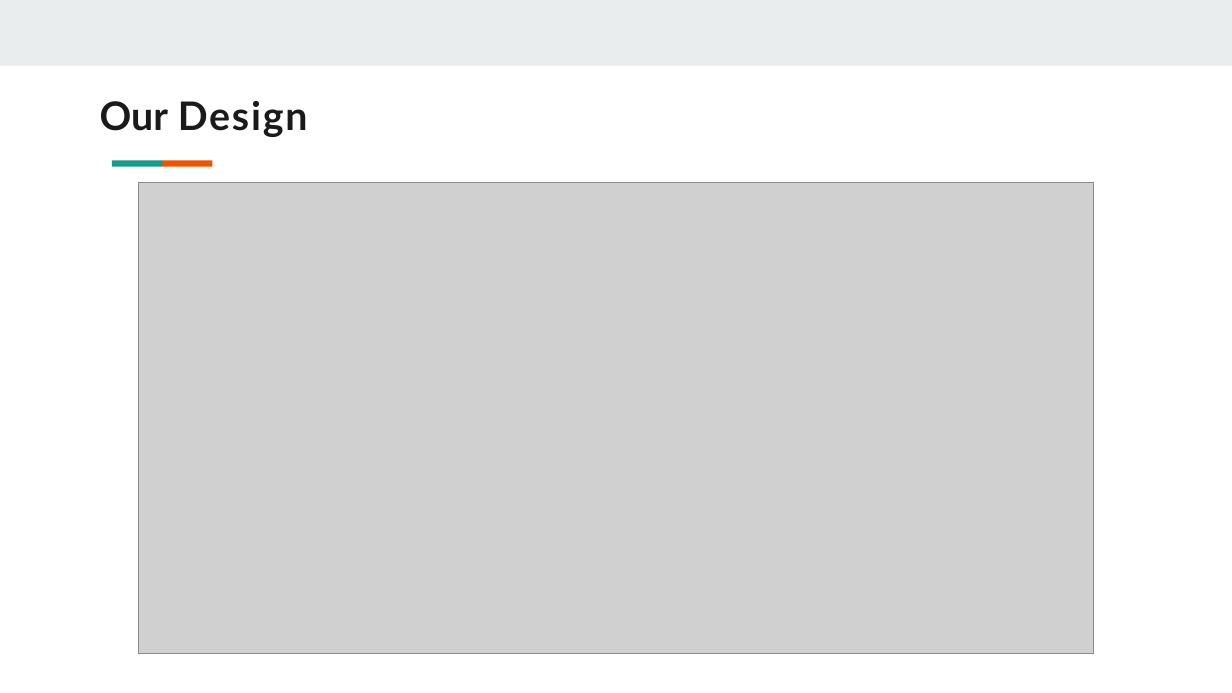
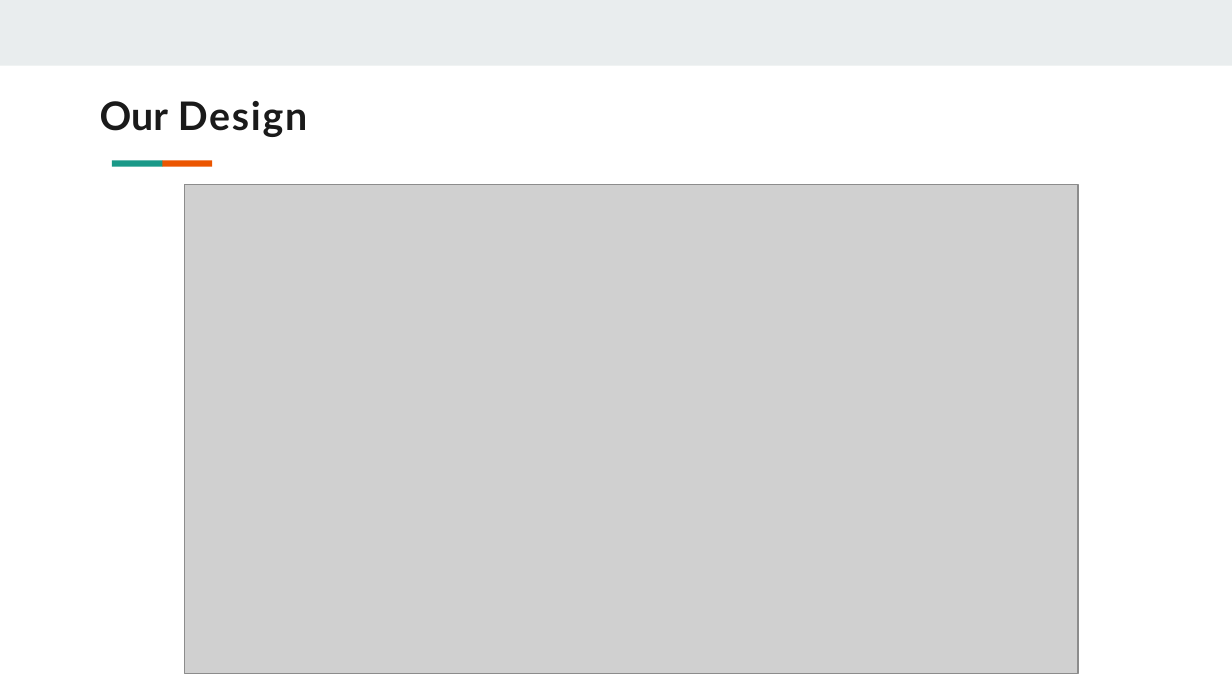
Before and after one commit to abhishekhandacse/SOEN6441-Warzone, a slide deck: slide 18 of documentation/Build 2/Build 2 PPT.pptx (slide 12 before the commit). Drawn at 1232x693 pixels with LibreOffice and Linux fonts; fonts in the diff are those of the drawing; grey boxes stand for pictures. Boxes give left, top, right and bottom in pixels: in the first picture for what was removed or moved away, otherwise in the second. Text is boxed around its words. In the diff, an @@ line names an element or a change of style, - is before the commit and + after.

```diff
--- a/documentation/Build 2/Build 2 PPT.pptx
+++ b/documentation/Build 2/Build 2 PPT.pptx
@@ title "Our Design" at bbox=[100, 101, 308, 137]: letter spacing 1.1 to 1 pt in "Design" @@
@@ picture: place and size @@
-picture at bbox=[138, 182, 1093, 653]
+picture at bbox=[185, 185, 1078, 674]
```
Also in this commit, not shown: 11 other slides changed, 6 slides added, 4 other files.
